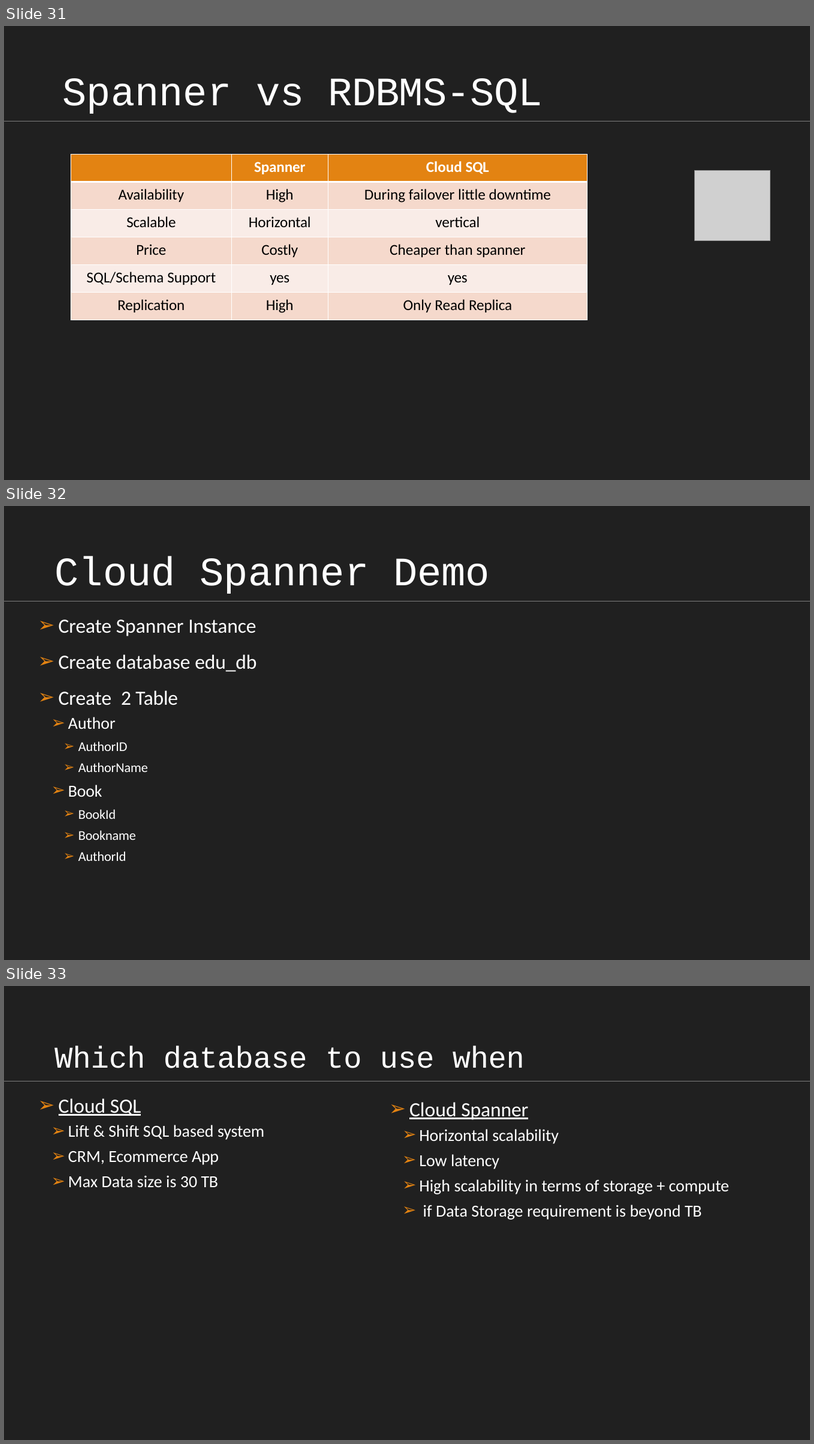
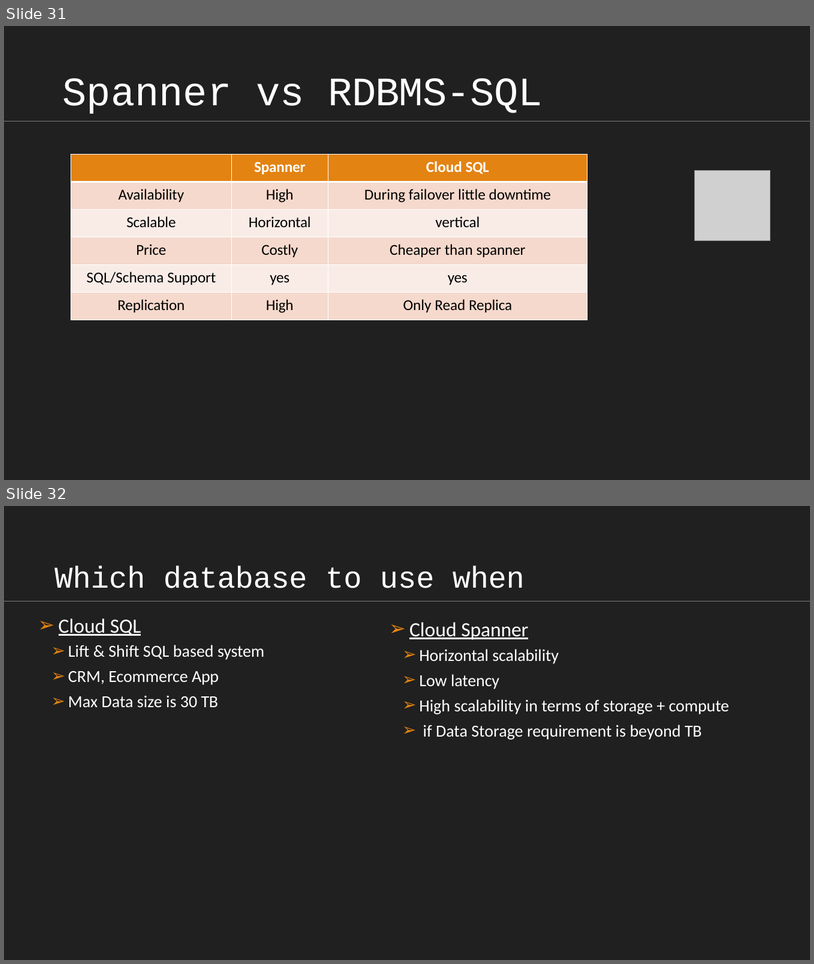
Before and after one commit to vikash-verma-profile/DE-Sig-March-2026, a slide deck: Week-2/Day-3/GCP-Cut-SHort.pptx. Shown one above the other, each under a label of ours: slides 31, 32 and 33 before the commit, slides 31 and 32 after it. The pictures are 814x1444 and 814x964 pixels, drawn with LibreOffice and Linux fonts; fonts in the diff are those of the drawing; grey boxes stand for pictures; background and template pictures are left out. Boxes give left, top, right and bottom in pixels: in the first picture for what was removed or moved away, otherwise in the second. Text is boxed around its words. In the diff, an @@ line names an element or a change of style, - is before the commit and + after.

```diff
--- a/Week-2/Day-3/GCP-Cut-SHort.pptx
+++ b/Week-2/Day-3/GCP-Cut-SHort.pptx
@@ slide 32 removed at <box>4,506,810,960</box>, background #FFFFFF; not listed: 2 template elements that a slide beside it also shows @@
@@ title removed at <box>54,556,489,594</box> @@
-Cloud Spanner Demo
@@ text removed at <box>59,619,257,861</box> @@
-➢ Create Spanner Instance
-➢ Create database edu_db
-➢ Create 2 Table
-  ➢ Author
-    ➢ AuthorID
-    ➢ AuthorName
-  ➢ Book
-    ➢ BookId
-    ➢ Bookname
-    ➢ AuthorId
@@ what was slide 33 is now slide 32 @@
```
Also in this commit, not shown: 1 slide added, 11 other files.
